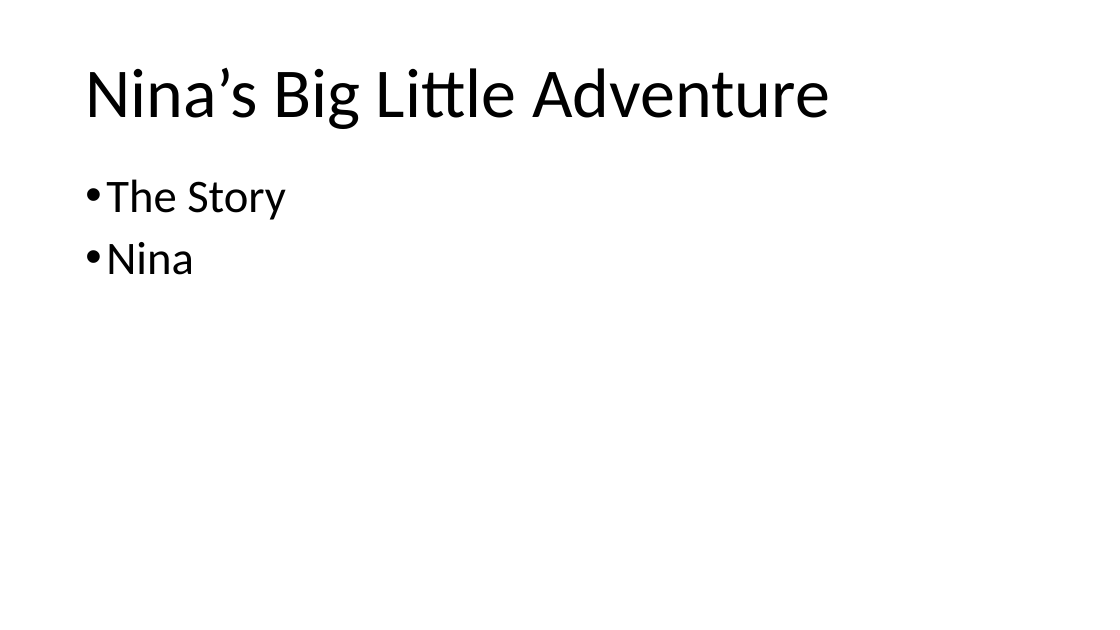
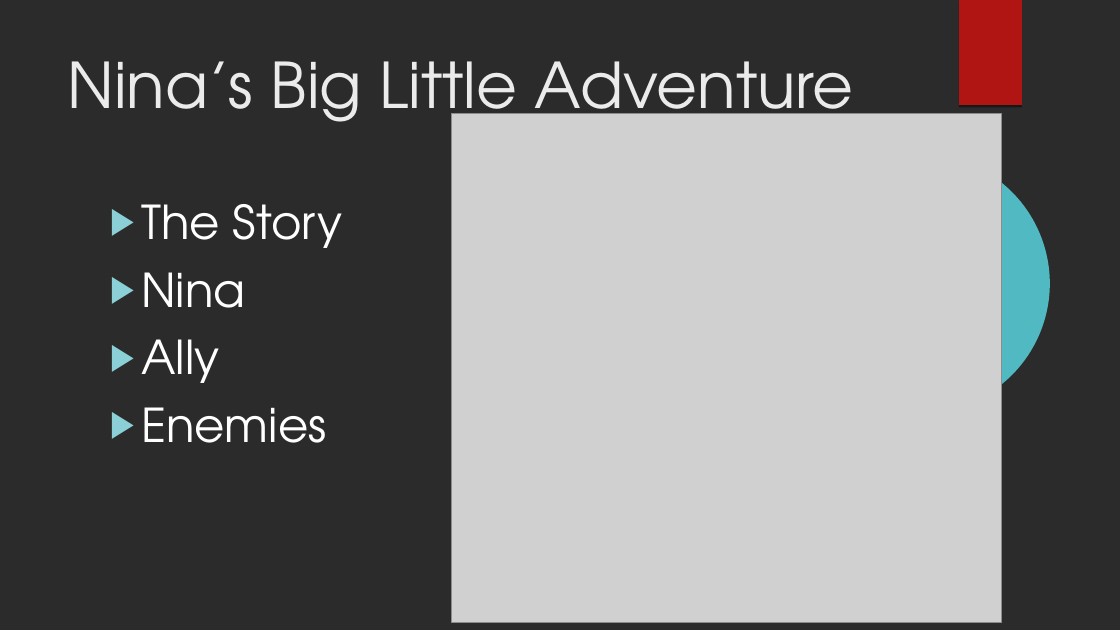
Before and after one commit to kvk4life/GAM21gr2, a slide deck: slide 4 of Presentatie documenten/Order 66’s Pitch.odp. Drawn at 1120x630 pixels with LibreOffice and Linux fonts; fonts in the diff are those of the drawing; grey boxes stand for pictures; background and template pictures are left out; a plain dark background stands for a picture behind light text. Boxes give left, top, right and bottom in pixels: in the first picture for what was removed or moved away, otherwise in the second. Text is boxed around its words. In the diff, an @@ line names an element or a change of style, - is before the commit and + after.

```diff
--- a/Presentatie documenten/Order 66’s Pitch.odp
+++ b/Presentatie documenten/Order 66’s Pitch.odp
@@ background #FFFFFF to picture (left out) @@
@@ freeform shape added at bbox=[959, 0, 1022, 105], fill #B01513 @@
@@ title "Nina’s Big Little Adventure": place and size @@
-title "Nina’s Big Little Adventure" at bbox=[85, 67, 829, 129]
+title "Nina’s Big Little Adventure" at bbox=[68, 61, 854, 137]
@@ title "Nina’s Big Little Adventure" at bbox=[68, 61, 854, 137]: size 60 to 54 pt, font Calibri to TeX Gyre Adventor, text colour #000000 to #EBEBEB; line spacing 0.9 to 1; vertical alignment middle to top @@
@@ picture added at bbox=[451, 113, 1002, 623] @@
@@ freeform shape added at bbox=[791, 154, 1049, 413], fill #50B9C1 @@
@@ text "The Story": place and size @@
-text "The Story" at bbox=[106, 179, 286, 275]
+text "The Story" at bbox=[141, 204, 342, 443]
@@ text at bbox=[141, 204, 342, 308]: font Calibri to TeX Gyre Adventor, text colour #000000 to #FFFFFF in "The Story", "Nina"; bullet • to ▶; line spacing 0.9 to 1; bullet colour #000000 to #8AD0D6 @@
@@ text at bbox=[141, 339, 326, 443]: paragraphs added @@
+▶ Ally
+▶ Enemies
```
Also in this commit, not shown: 8 other slides changed, 5 slides added, 1 slide removed, 1 other file.
